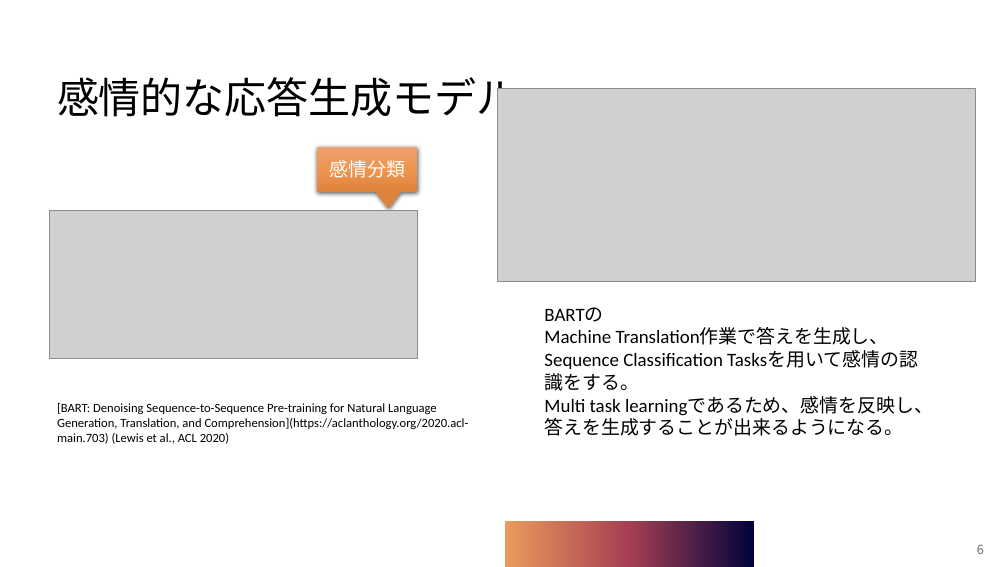
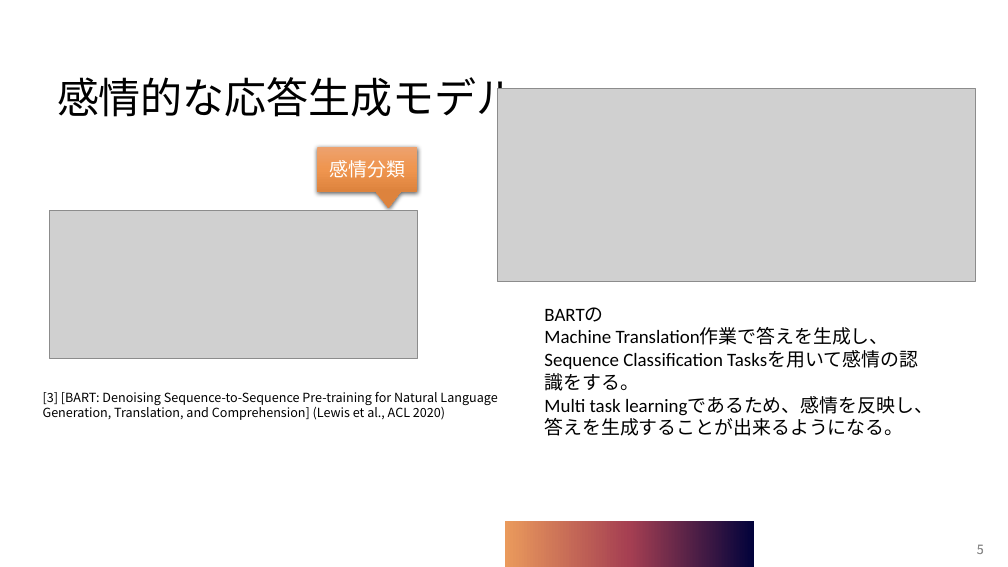
Before and after one commit to Sion1225/Study-Deeplearning-NLP, a slide deck: slide 5 of Presentation/感情認識に基づく対話システム.pptx (slide 6 before the commit). Drawn at 1008x567 pixels with LibreOffice and Linux fonts; fonts in the diff are those of the drawing; grey boxes stand for pictures. Boxes give left, top, right and bottom in pixels: in the first picture for what was removed or moved away, otherwise in the second. Text is boxed around its words. In the diff, an @@ line names an element or a change of style, - is before the commit and + after.

```diff
--- a/Presentation/感情認識に基づく対話システム.pptx
+++ b/Presentation/感情認識に基づく対話システム.pptx
@@ text at [43, 392, 497, 420]: text changed; font Calibri to Noto Sans CJK KR @@
-[BART: Denoising Sequence-to-Sequence Pre-training for Natural Language Generation, Translation, and Comprehension](https://aclanthology.org/2020.acl-main.703) (Lewis et al., ACL 2020)
+[3] [BART: Denoising Sequence-to-Sequence Pre-training for Natural Language Generation, Translation, and Comprehension] (Lewis et al., ACL 2020)
```
Also in this commit, not shown: 6 other slides changed, 1 slide added, 1 slide removed.
